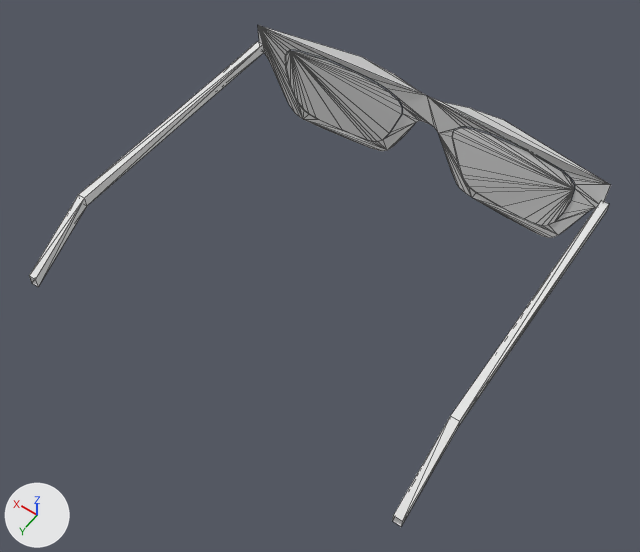
One commit to the glTF model donna-karan-do5017_crystal-ink.glb: the scene before it, then after it.
Camera for both pictures: a camera (50 mm lens) standing at (-0.1143, 0.2284, 0.2354) and looking at (-0.0045, 0.0747, -0.0062). The lights are fixed; the arrows at lower left show +X, +Y and +Z. The older version comes first. Mesh edges are drawn as thin lines. Materials are left out; every surface is plain grey.

In view in the first picture: 'frame_front', 'lens_left', 'lens_right', 'temple_viewer_left', 'temple_viewer_right'.
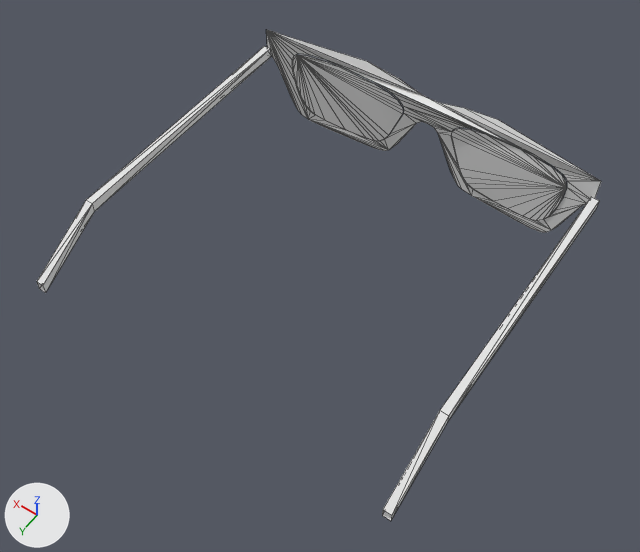
Patch to the scene script:
```diff
--- a/donna-karan-do5017_crystal-ink.glb.py
+++ b/donna-karan-do5017_crystal-ink.glb.py
@@ me_frame_front @@
 # used by ob_frame_front; location = (0.0, 0.0, 0.0)
-me_frame_front.from_pydata(...)  # 96 vertices, 98 faces; spans x -0.0737..0.0737, y -0.002..0.0069, z -0.0206..0.0234
+me_frame_front.from_pydata(...)  # 97 vertices, 99 faces; spans x -0.0702..0.0702, y -0.002..0.0061, z -0.0198..0.0223
+# me_frame_front part 1: the whole mesh is rebuilt
@@ me_lens_right @@
 # used by ob_lens_right; location = (0.0, 0.0, 0.0)
-me_lens_right.from_pydata(...)  # 25 vertices, 23 faces; spans x -0.0622..-0.0112, y -0.0013..0.0048, z -0.0166..0.0166
+me_lens_right.from_pydata(...)  # 26 vertices, 24 faces; spans x -0.0593..-0.0107, y -0.0013..0.0042, z -0.0158..0.0158
+# me_lens_right part 2: the whole mesh is rebuilt
@@ me_lens_left @@
 # used by ob_lens_left; location = (0.0, 0.0, 0.0)
-me_lens_left.from_pydata(...)  # 24 vertices, 22 faces; spans x 0.0112..0.0622, y -0.0013..0.0048, z -0.0166..0.0166
+me_lens_left.from_pydata(...)  # 25 vertices, 23 faces; spans x 0.0107..0.0593, y -0.0013..0.0042, z -0.0158..0.0158
+# me_lens_left part 3: the whole mesh is rebuilt
@@ me_temple_viewer_left @@
 # used by ob_temple_viewer_left; location = (0.0, 0.0, 0.0)
-me_temple_viewer_left.from_pydata(...)  # 12 vertices, 16 faces; spans x -0.0752..-0.0722, y 0.006..0.134, z -0.0076..0.0144
+me_temple_viewer_left.from_pydata(...)  # 12 vertices, 16 faces; spans x -0.0717..-0.0687, y 0.006..0.134, z -0.0082..0.0138
+# me_temple_viewer_left part 4: the whole mesh is moved by (0.0035, 0.0, -0.0006)
@@ me_temple_viewer_right @@
 # used by ob_temple_viewer_right; location = (0.0, 0.0, 0.0)
-me_temple_viewer_right.from_pydata(...)  # 12 vertices, 16 faces; spans x 0.0722..0.0752, y 0.006..0.134, z -0.0076..0.0144
+me_temple_viewer_right.from_pydata(...)  # 12 vertices, 16 faces; spans x 0.0687..0.0717, y 0.006..0.134, z -0.0082..0.0138
+# me_temple_viewer_right part 5: the whole mesh is moved by (-0.0035, 0.0, -0.0006)
```

Boxes (x1, y1, x2, y2) around the edits, measured in the pictures (640 x 552 px):
'frame_front', reshaped
    before: (258, 25, 611, 238)
    after: (266, 30, 601, 232)
'temple_viewer_left', moved
    before: (392, 201, 609, 526)
    after: (382, 197, 599, 521)
'temple_viewer_right', moved
    before: (29, 42, 264, 287)
    after: (37, 46, 271, 293)
'lens_right', reshaped (6% shorter)
    before: (452, 128, 574, 226)
    after: (451, 128, 566, 220)
'lens_left', reshaped
    before: (285, 51, 402, 142)
    after: (292, 55, 403, 141)
